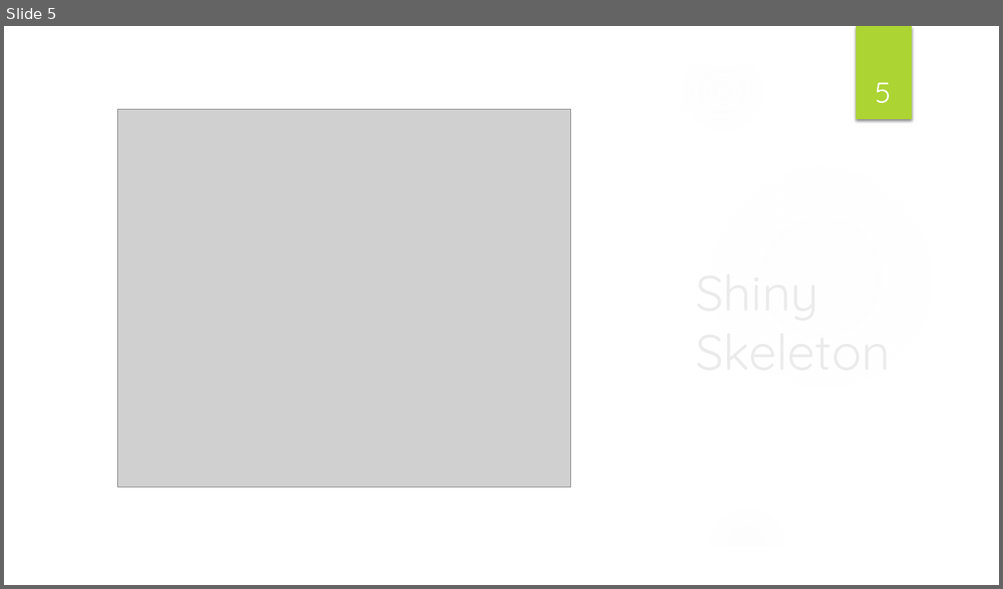
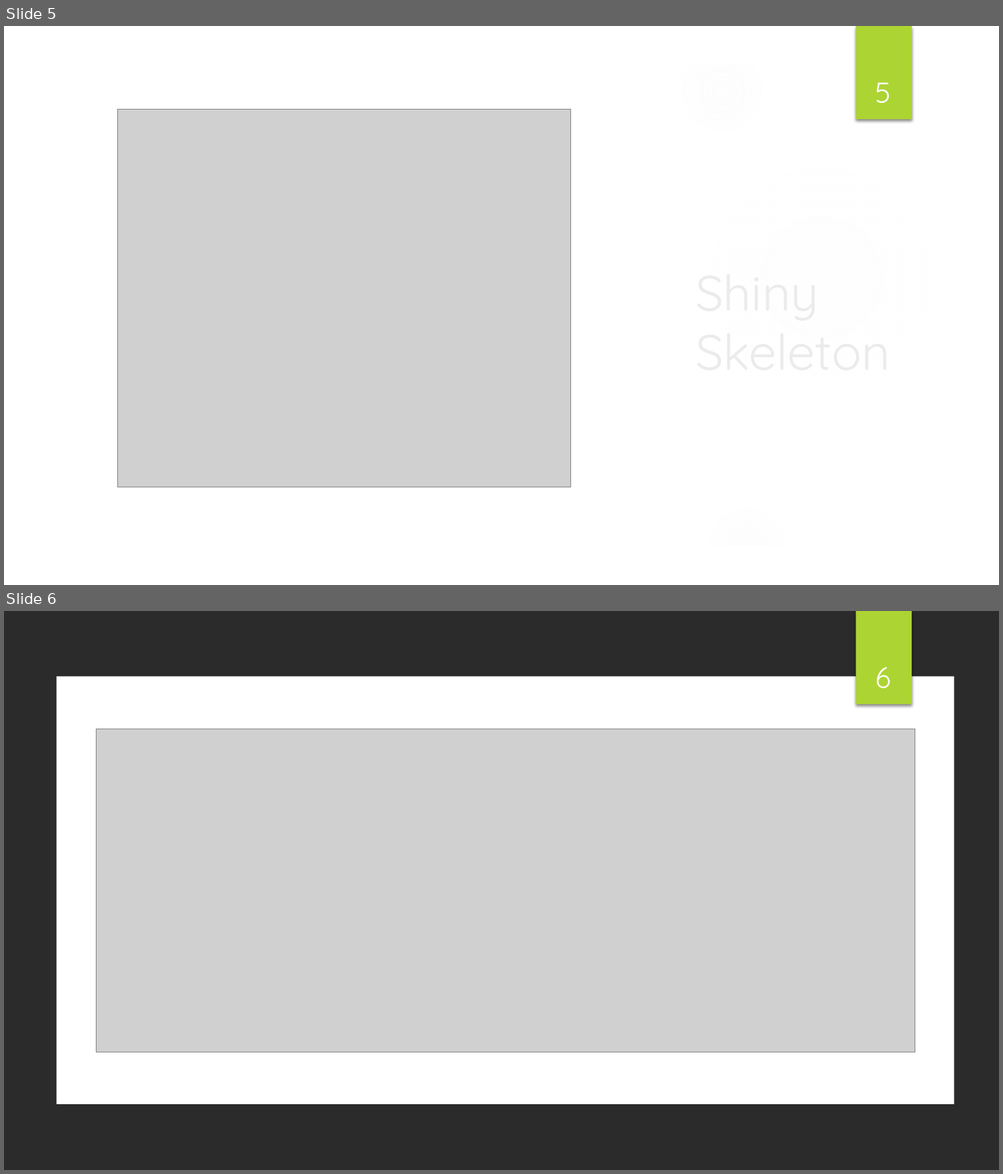
Before and after one commit to htownsen/R_Shiny_Talk_4-9-19, a slide deck: R_Shiny_Presentation_4_9_19.pptx. Shown one above the other, each under a label of ours: slide 5 before the commit, slides 5 and 6 after it. The pictures are 1003x589 and 1003x1174 pixels, drawn with LibreOffice and Linux fonts; fonts in the diff are those of the drawing; grey boxes stand for pictures; background and template pictures are left out; a plain dark background stands for a picture behind light text. Boxes give left, top, right and bottom in pixels: in the first picture for what was removed or moved away, otherwise in the second. Text is boxed around its words. In the diff, an @@ line names an element or a change of style, - is before the commit and + after.

```diff
--- a/R_Shiny_Presentation_4_9_19.pptx
+++ b/R_Shiny_Presentation_4_9_19.pptx
@@ slide 6 added at [4, 611, 999, 1170], background picture (left out) @@
@@ rectangle added at [855, 611, 911, 704], fill #ACD433 @@
@@ rectangle added at [57, 677, 954, 1105], fill #FFFFFF @@
@@ page number added at [875, 667, 891, 689], 28 pt, text #FFFFFF @@
+6
@@ picture added at [96, 729, 914, 1052] @@
```
Also in this commit, not shown: 2 slides changed.
